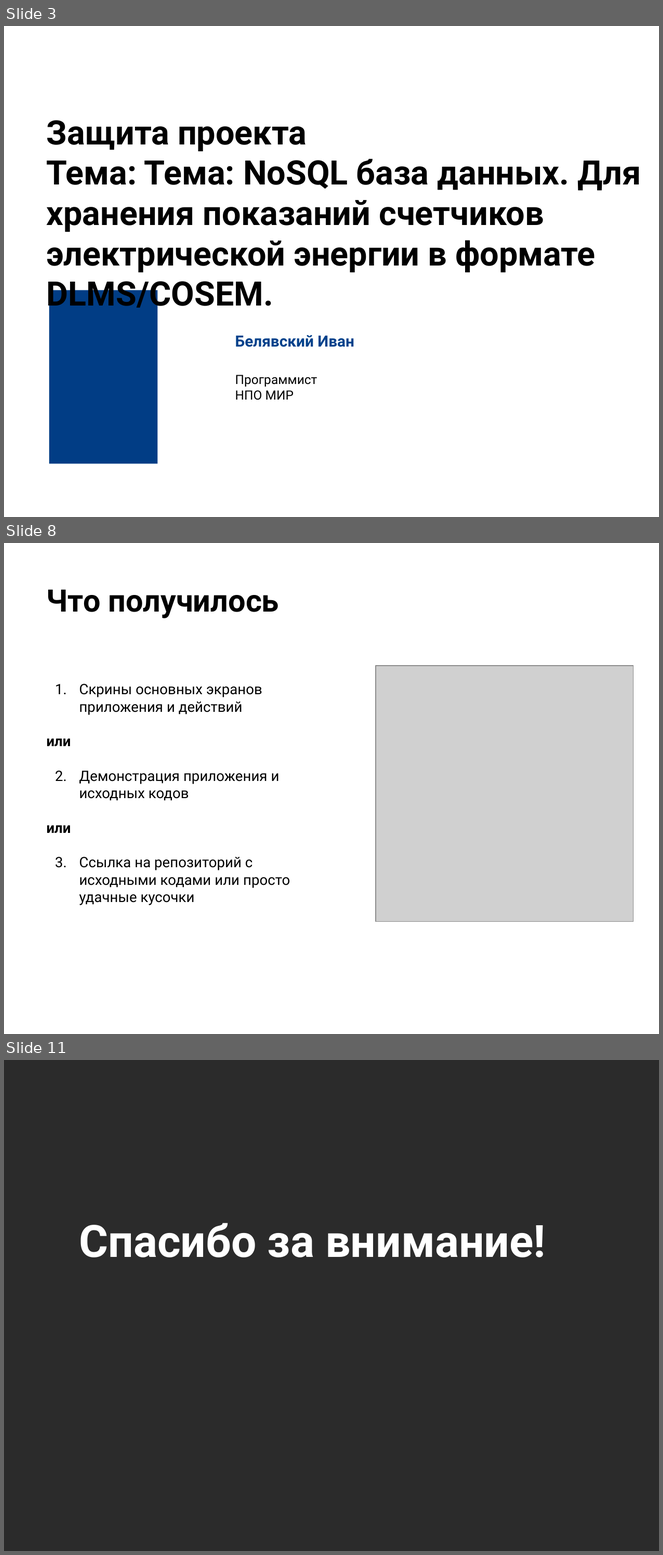
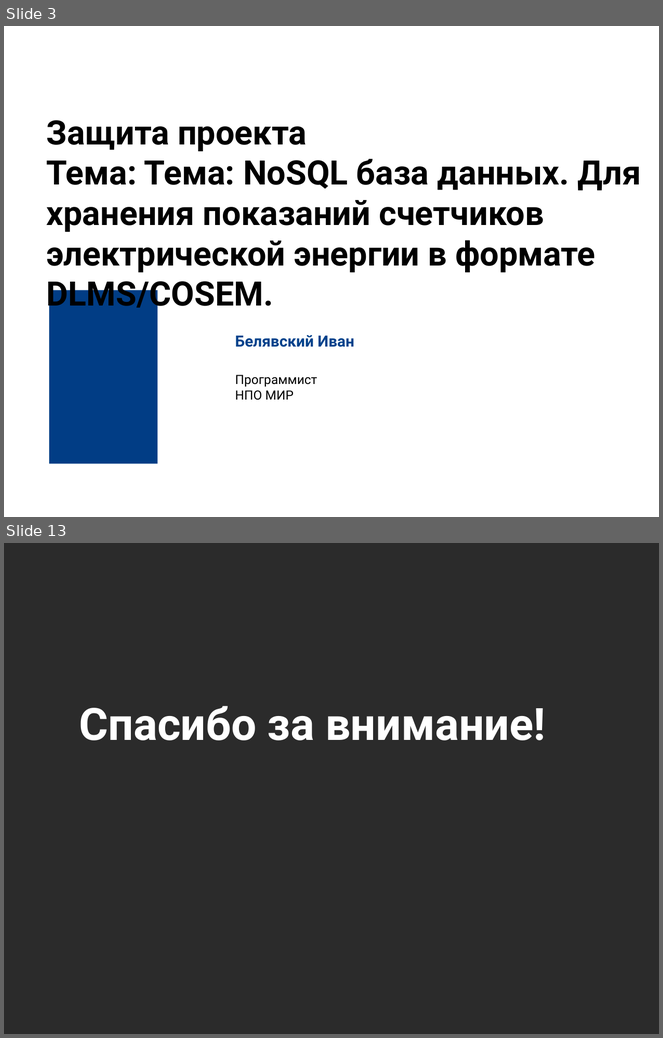
Before and after one commit to otus-learn-ivan/final_project_task, a slide deck: Защита проекта.pptx. Shown one above the other, each under a label of ours: slides 3, 8 and 11 before the commit, slides 3 and 13 after it; the slides between them are not shown. The pictures are 663x1555 and 663x1038 pixels, drawn with LibreOffice and Linux fonts; fonts in the diff are those of the drawing; grey boxes stand for pictures; background and template pictures are left out; a plain dark background stands for a picture behind light text. Boxes give left, top, right and bottom in pixels: in the first picture for what was removed or moved away, otherwise in the second. Text is boxed around its words. In the diff, an @@ line names an element or a change of style, - is before the commit and + after.

```diff
--- a/Защита проекта.pptx
+++ b/Защита проекта.pptx
@@ slide 8 removed at [4, 543, 659, 1034], background picture (left out) @@
@@ title removed at [47, 589, 280, 618] @@
-Что получилось
@@ picture removed at [375, 666, 633, 922] @@
@@ text removed at [47, 684, 290, 905] @@
-1. Скрины основных экранов приложения и действий
-или
-1. Демонстрация приложения и исходных кодов
-или
-1. Ссылка на репозиторий с исходными кодами или просто удачные кусочки
@@ what was slide 11 is now slide 13 @@
```
Also in this commit, not shown: 7 slides changed, 3 slides added, 3 other files.
